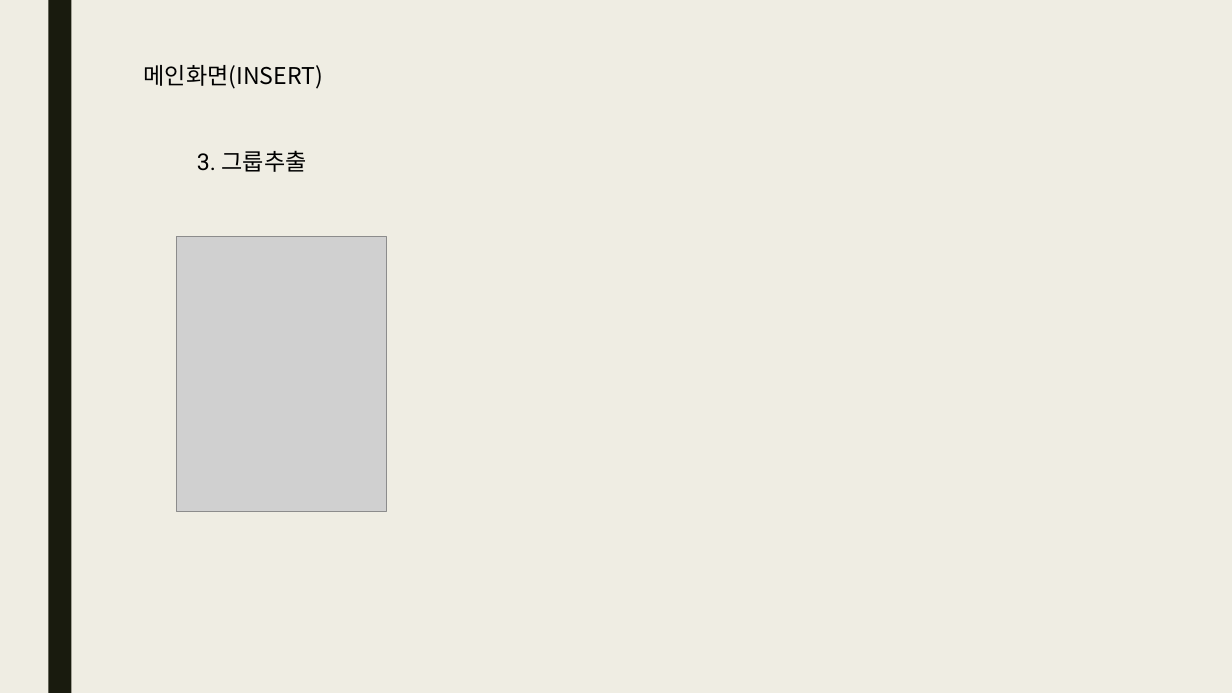
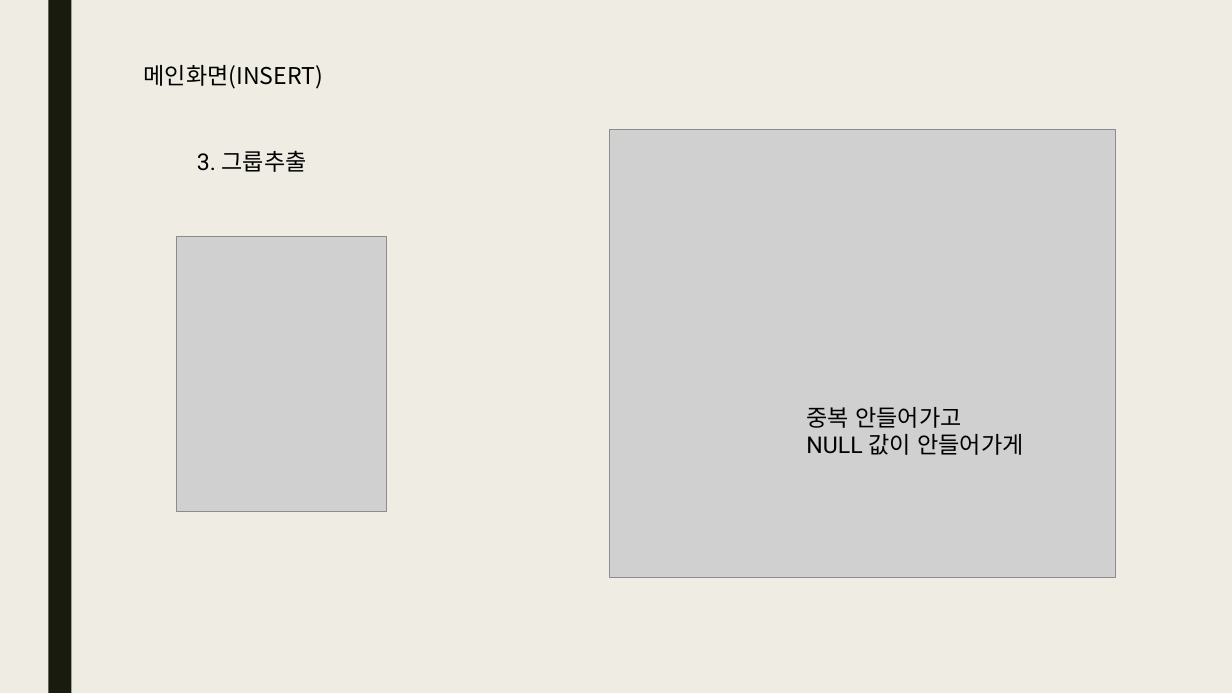
Before and after one commit to qhftkf1/02.S01_GroupMaker, a slide deck: slide 10 of S01_그룹 지정하기.pptx (slide 9 before the commit). Drawn at 1232x693 pixels with LibreOffice and Linux fonts; fonts in the diff are those of the drawing; grey boxes stand for pictures. Boxes give left, top, right and bottom in pixels: in the first picture for what was removed or moved away, otherwise in the second. Text is boxed around its words. In the diff, an @@ line names an element or a change of style, - is before the commit and + after.

```diff
--- a/S01_그룹 지정하기.pptx
+++ b/S01_그룹 지정하기.pptx
@@ picture added at (609,129,1116,577) @@
@@ text added at (806,407,1023,455), 18 pt, text #000000 @@
+중복 안들어가고
+NULL 값이 안들어가게
```
Also in this commit, not shown: 1 other slide changed, 1 slide added, 6 other files.
